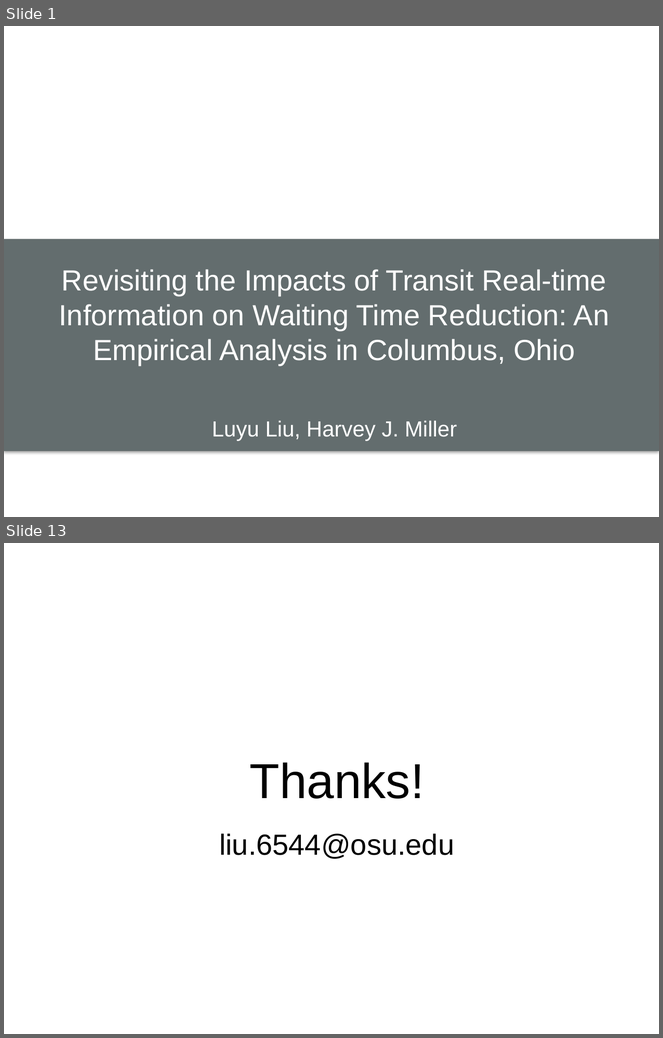
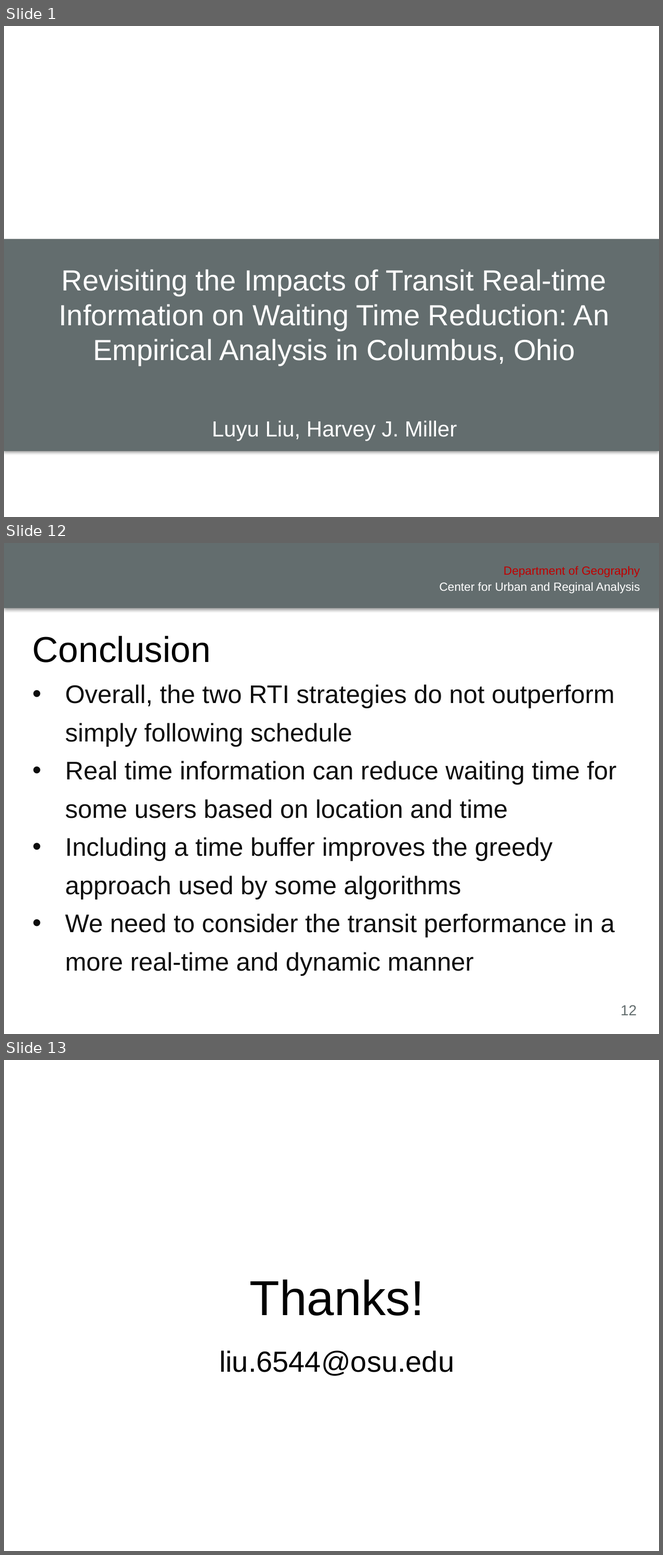
Before and after one commit to luyuliu/SmartTransit, a slide deck: document/AAG_presentation/presentation.pptx. Shown one above the other, each under a label of ours: slides 1 and 13 before the commit, slides 1, 12 and 13 after it; the slides between them are not shown. The pictures are 663x1038 and 663x1555 pixels, drawn with LibreOffice and Linux fonts; fonts in the diff are those of the drawing; background and template pictures are left out. Boxes give left, top, right and bottom in pixels: in the first picture for what was removed or moved away, otherwise in the second. Text is boxed around its words. In the diff, an @@ line names an element or a change of style, - is before the commit and + after.

```diff
--- a/document/AAG_presentation/presentation.pptx
+++ b/document/AAG_presentation/presentation.pptx
@@ slide 12 added at bbox=[4, 543, 659, 1034], background #FFFFFF @@
@@ rectangle added at bbox=[4, 543, 659, 609], fill #636D6E @@
@@ text added at bbox=[504, 566, 640, 577], 13 pt, text #C00000 @@
+Department of Geography
@@ text added at bbox=[439, 582, 640, 593], 13 pt, text #FFFFFF @@
+Center for Urban and Reginal Analysis
@@ title added at bbox=[33, 636, 211, 663], 39.6 pt, text #000000 @@
+Conclusion
@@ text added at bbox=[26, 667, 638, 984], outline #FFFFFF 0.75 pt, 28 pt, text #0D0D0D @@
+• Overall, the two RTI strategies do not outperform simply following schedule
+• Real time information can reduce waiting time for some users based on location and time
+• Including a time buffer improves the greedy approach used by some algorithms
+• We need to consider the transit performance in a more real-time and dynamic manner
@@ page number added at bbox=[621, 1005, 637, 1016], 16 pt, text #636D6E @@
+12
```
Also in this commit, not shown: 10 slides changed, 1 slide removed, 1 other file.
